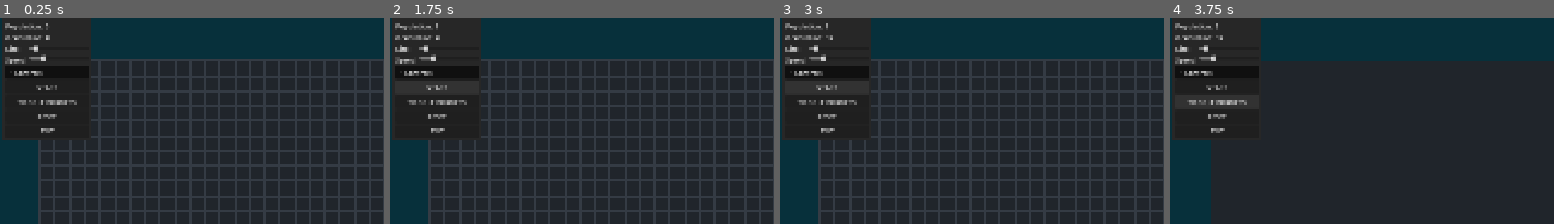
Above: before the commit, frames 1-4 (left to right).
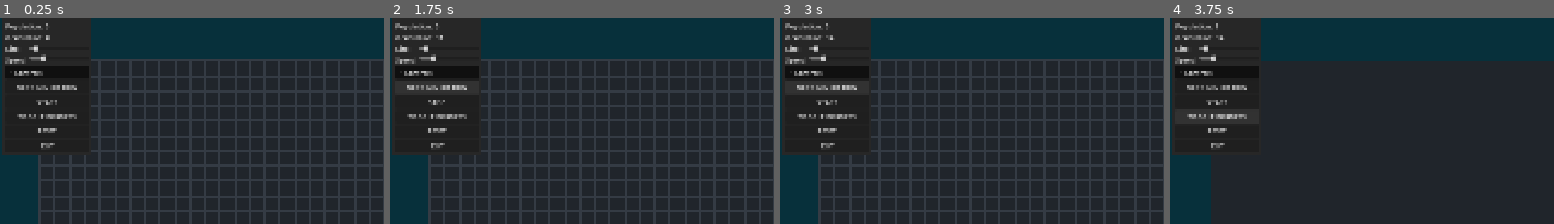
Above: after the commit, the same moments.

Repository: yasukawa426/conways-life-game-godot
Game: Godot game, scene res://scenes/main.tscn
Two runs of this game, one before a commit and one after it. Both use one fixed random seed, a clock stepped at 60 frames per second and the inputs below.
Inputs (mouse positions are % of the whole screen's width and height, from its top left):
- Up to frame 1 (0.25 s): no input
- Up to frame 2 (1.75 s): click "START" at 0.5 s; click (6, 17) at 1.25 s, where only the run after the commit has a clickable "NEXT GENERATION"
- Up to frame 3 (3 s): click "START" (after the commit: "STOP") at 2 s; click (6, 17) at 2.75 s, where only the run after the commit has a clickable "NEXT GENERATION"
- Up to frame 4 (3.75 s): click "TOGGLE BORDERS" at 3.5 s
The pictures show only the part of the screen within x 0-50%, y 0-50%; the shares and areas given below are measured in that part.

The runs differ from the first frame. In frame 1, 2.0% of the frame differs, in the area x 0-24%, y 32-67%; in frame 2, 2.0%, in the area x 0-24%, y 3-67%; in frame 3, 2.0%; in frame 4, 1.8%.

Commit message:
feat: add button for advancing one generation

Diff:
--- a/scenes/grid.gd
+++ b/scenes/grid.gd
@@ -138,7 +138,7 @@
 # Any live cell with more than three live neighbors dies.
 # Any dead cell with exactly three live neighbors becomes alive in the next generation.
 # what is a neigbouhr?: given (x,y) everyone from (x-1, y-1) to (x+1, y+1) minus (x,y) - see neighbours.png
-func _simulate() -> void:
+func simulate() -> void:
 	var x = 0
 	var y = 0
 	for row in _grid:
@@ -155,7 +155,7 @@
 	_grid = _next_grid
 	_next_grid = temp
 
-	queue_redraw()
+	_generation += 1
 
 # what is a neigbouhr?: given (x,y) everyone from (x-1, y-1) to (x+1, y+1) minus (x,y) - see neighbours.png
 func _get_alive_neighbors_count(x: int, y: int) -> int:
@@ -209,10 +209,8 @@
 
 
 func _on_simulation_timer_timeout() -> void:
-	_simulate()
+	simulate()
 	queue_redraw()
-
-	_generation += 1
 	simulation_timer.start()
 
 func _reset_arrays() -> void:
--- a/scenes/main.gd
+++ b/scenes/main.gd
@@ -90,3 +90,7 @@
 
 func _on_ui_toggle_borders() -> void:
 	grid_node.toggle_borders()
+
+
+func _on_ui_next_generation() -> void:
+	grid_node.simulate()
--- a/scenes/main.tscn
+++ b/scenes/main.tscn
@@ -26,6 +26,7 @@
 [connection signal="generation_changed" from="Grid" to="." method="_on_grid_generation_changed"]
 [connection signal="population_changed" from="Grid" to="." method="_on_grid_population_changed"]
 [connection signal="exit" from="UI" to="." method="_on_ui_exit"]
+[connection signal="next_generation" from="UI" to="." method="_on_ui_next_generation"]
 [connection signal="reset" from="UI" to="." method="_on_ui_reset"]
 [connection signal="size_changed" from="UI" to="." method="_on_ui_size_changed"]
 [connection signal="speed_changed" from="UI" to="." method="_on_ui_speed_changed"]
--- a/scenes/ui.gd
+++ b/scenes/ui.gd
@@ -1,6 +1,7 @@
 extends CanvasLayer
 signal size_changed(value: float)
 signal speed_changed(value: float)
+signal next_generation
 signal toggle_simulation
 signal toggle_borders
 signal reset
@@ -75,3 +76,7 @@
 
 func _on_toggle_borders_button_pressed() -> void:
 	toggle_borders.emit()
+
+
+func _on_next_button_pressed() -> void:
+	next_generation.emit()
--- a/scenes/ui.tscn
+++ b/scenes/ui.tscn
@@ -96,6 +96,10 @@
 Boost Camera: Left Shift
 Zoom In/Out: QE and Scroll Wheel "
 
+[node name="NextButton" type="Button" parent="PanelContainer/FoldableContainer/GridContainer" unique_id=908386594]
+layout_mode = 2
+text = "NEXT GENERATION"
+
 [node name="ToggleSimulationButton" type="Button" parent="PanelContainer/FoldableContainer/GridContainer" unique_id=2004651856]
 custom_minimum_size = Vector2(80, 0)
 layout_mode = 2
@@ -117,6 +121,7 @@
 [connection signal="timeout" from="PanelContainer/FoldableContainer/GridContainer/BoxContainer/SizeHSlider/SizeTimer" to="." method="_on_size_timer_timeout"]
 [connection signal="value_changed" from="PanelContainer/FoldableContainer/GridContainer/BoxContainer2/SpeedHSlider" to="." method="_on_speed_h_slider_value_changed"]
 [connection signal="timeout" from="PanelContainer/FoldableContainer/GridContainer/BoxContainer2/SpeedHSlider/SpeedTimer" to="." method="_on_speed_timer_timeout"]
+[connection signal="pressed" from="PanelContainer/FoldableContainer/GridContainer/NextButton" to="." method="_on_next_button_pressed"]
 [connection signal="pressed" from="PanelContainer/FoldableContainer/GridContainer/ToggleSimulationButton" to="." method="_on_toggle_simulation_button_pressed"]
 [connection signal="pressed" from="PanelContainer/FoldableContainer/GridContainer/ToggleBordersButton" to="." method="_on_toggle_borders_button_pressed"]
 [connection signal="pressed" from="PanelContainer/FoldableContainer/GridContainer/ResetButton" to="." method="_on_reset_button_pressed"]
